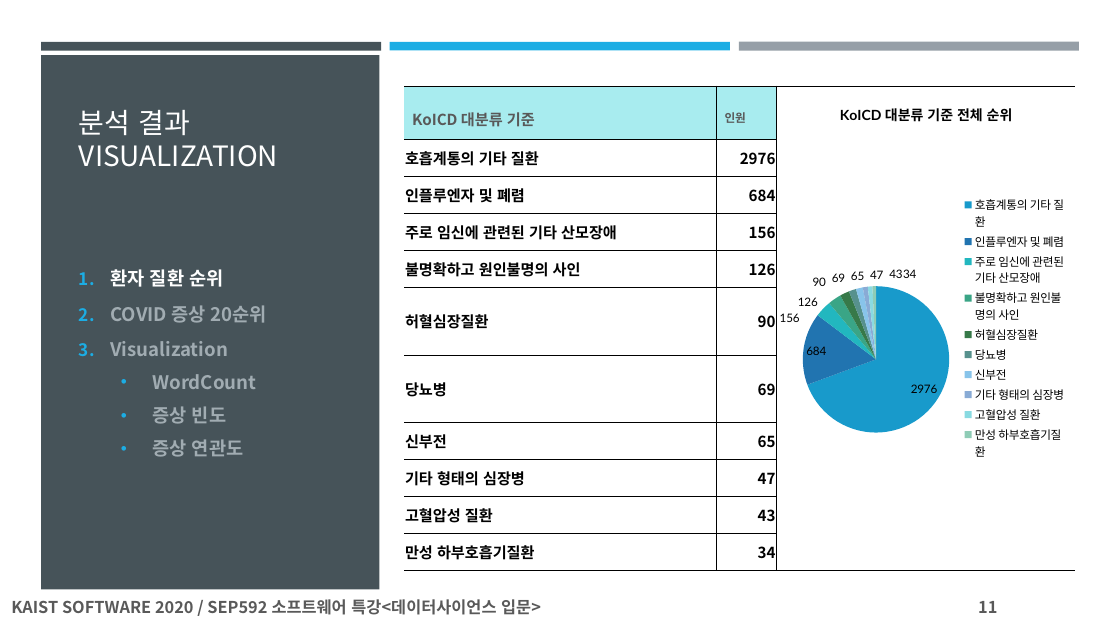
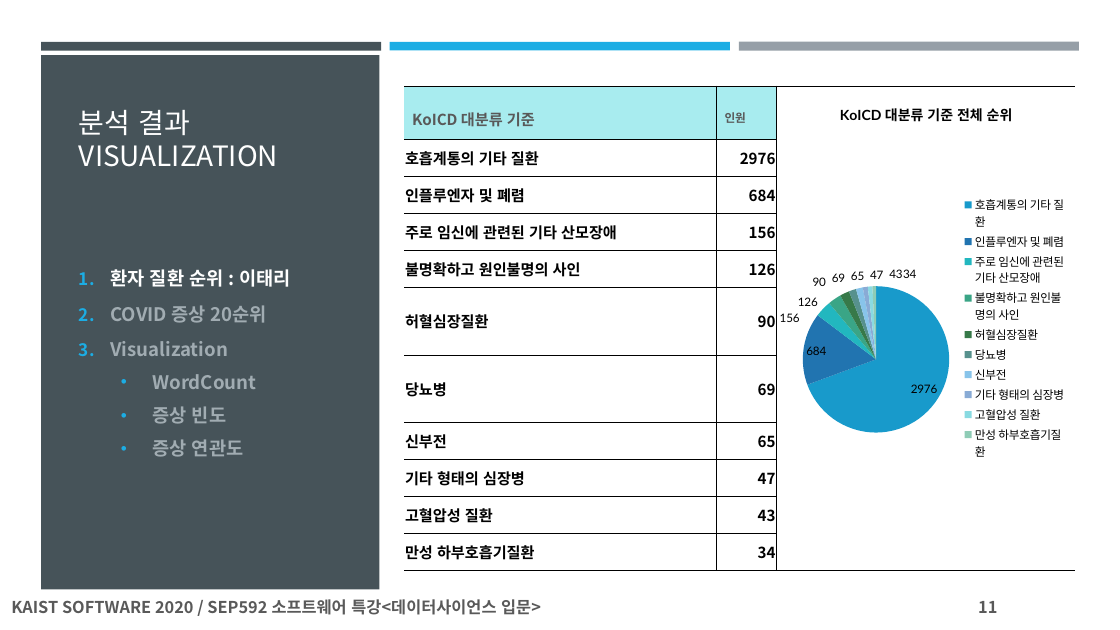
Before and after one commit to steve-lemon/diagnosis-COVID-19, a slide deck: slide 11 of SEP592_팀프로젝트자료B조/Documents/SEP592_데이타사이언스_최종발표_B조_COVID19_증상(정대욱_홍상표_조성민).pptx. Drawn at 1120x630 pixels with LibreOffice and Linux fonts; fonts in the diff are those of the drawing. Boxes give left, top, right and bottom in pixels: in the first picture for what was removed or moved away, otherwise in the second. Text is boxed around its words. In the diff, an @@ line names an element or a change of style, - is before the commit and + after.

Commit message:
last modified.

```diff
--- a/SEP592_팀프로젝트자료B조/Documents/SEP592_데이타사이언스_최종발표_B조_COVID19_증상(정대욱_홍상표_조성민).pptx
+++ b/SEP592_팀프로젝트자료B조/Documents/SEP592_데이타사이언스_최종발표_B조_COVID19_증상(정대욱_홍상표_조성민).pptx
@@ text at (x1=110, y1=269, x2=290, y2=287): text changed @@
-1. 환자 질환 순위
+1. 환자 질환 순위 : 이태리
```
